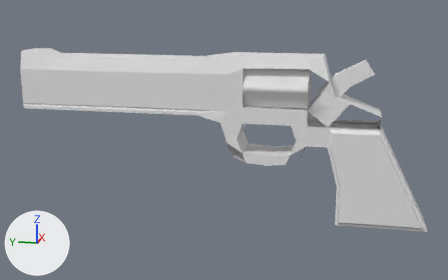
The FBX model Assets/Models/Revolver.fbx, before and after one commit.
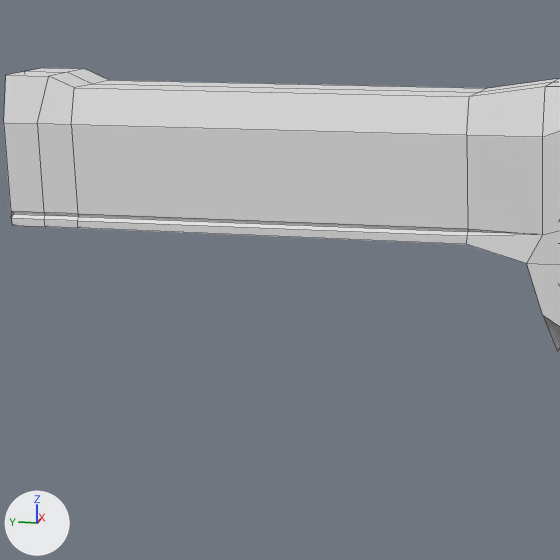
There are two pictures of each version: one whole from a camera (50 mm lens) standing at (-0.571, 0.031, 0.215) and looking at (-0.002, 0.145, 0.073), one close up on the part from 4% to 52% of the width and 8% to 84% of the height. Every picture has the same lights, and +X, +Y and +Z are marked at lower left. The first two pictures are the older version. The close-ups show mesh edges as thin lines. Where no turn or scale is listed for an object, it has been applied to the vertices.

The scene before the commit, as lines of its bpy script (objects in view):
```python
me_gun = bpy.data.meshes.new('Gun')
me_gun.from_pydata(...)  # 246 vertices, 230 faces; spans x -0.022..0.022, y -0.046..0.343, z 0.0..0.155
ob_gun = bpy.data.objects.new('Gun', me_gun)
ob_gun.location = (0.0, 0.0, 0.0)
```
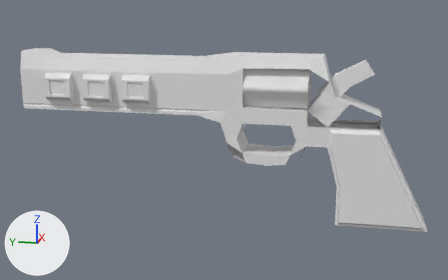
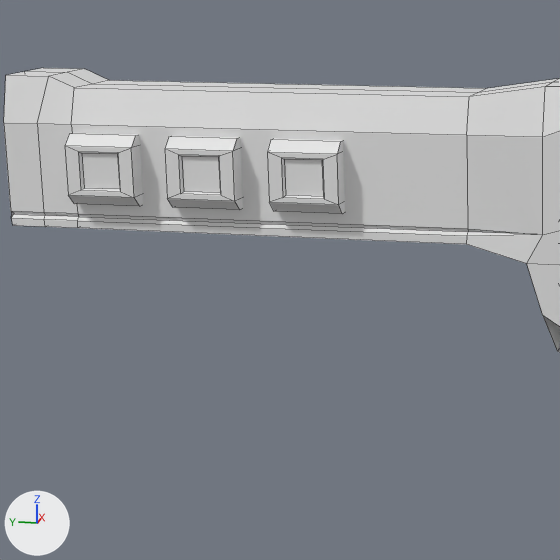
Commit message: improved revolver

The change, as a diff of the scene's bpy script:
```diff
--- a/Assets/Models/Revolver.fbx.py
+++ b/Assets/Models/Revolver.fbx.py
@@ mat_metal @@
+mat_metal = principled_material('Metal')
+mat_metal.base_color = (0.8, 0.8, 0.8)  # white #e7e7e7
@@ mat_light @@
+mat_light = principled_material('Light')
+mat_light.base_color = (0.8, 0.8, 0.8)  # white #e7e7e7
@@ me_cube_012 @@
+me_cube_012.from_pydata(...)  # 72 vertices, 66 faces; spans x -0.0258..0.0001, y 0.2117..0.3155, z 0.1089..0.1349
+# faces by material slot: [63, 3]
+me_cube_012.materials.append(mat_metal)  # white #e7e7e7
+me_cube_012.materials.append(mat_light)  # white #e7e7e7
@@ ob_lights @@
+ob_lights = bpy.data.objects.new('Lights', me_cube_012)
+ob_lights.location = (0.0, 0.0, 0.0)
```

Boxes (x1, y1, x2, y2) around the edits, measured in the close-ups (560 x 560 px):
'Lights', added
    after: (65, 133, 345, 214)
    faces in mat_metal (white #e7e7e7): (65, 133, 345, 214)
    faces in mat_light (white #e7e7e7): (82, 153, 324, 197)
